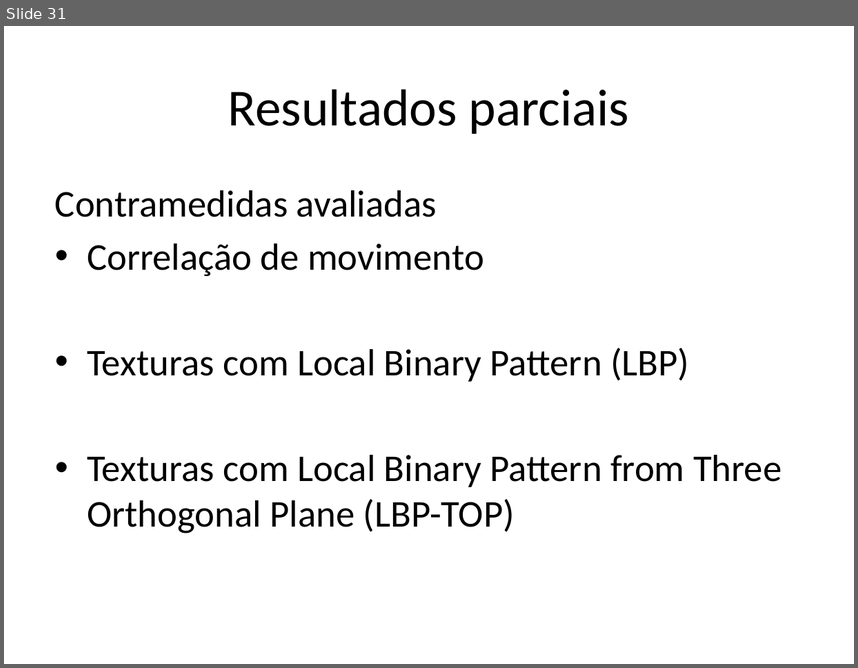
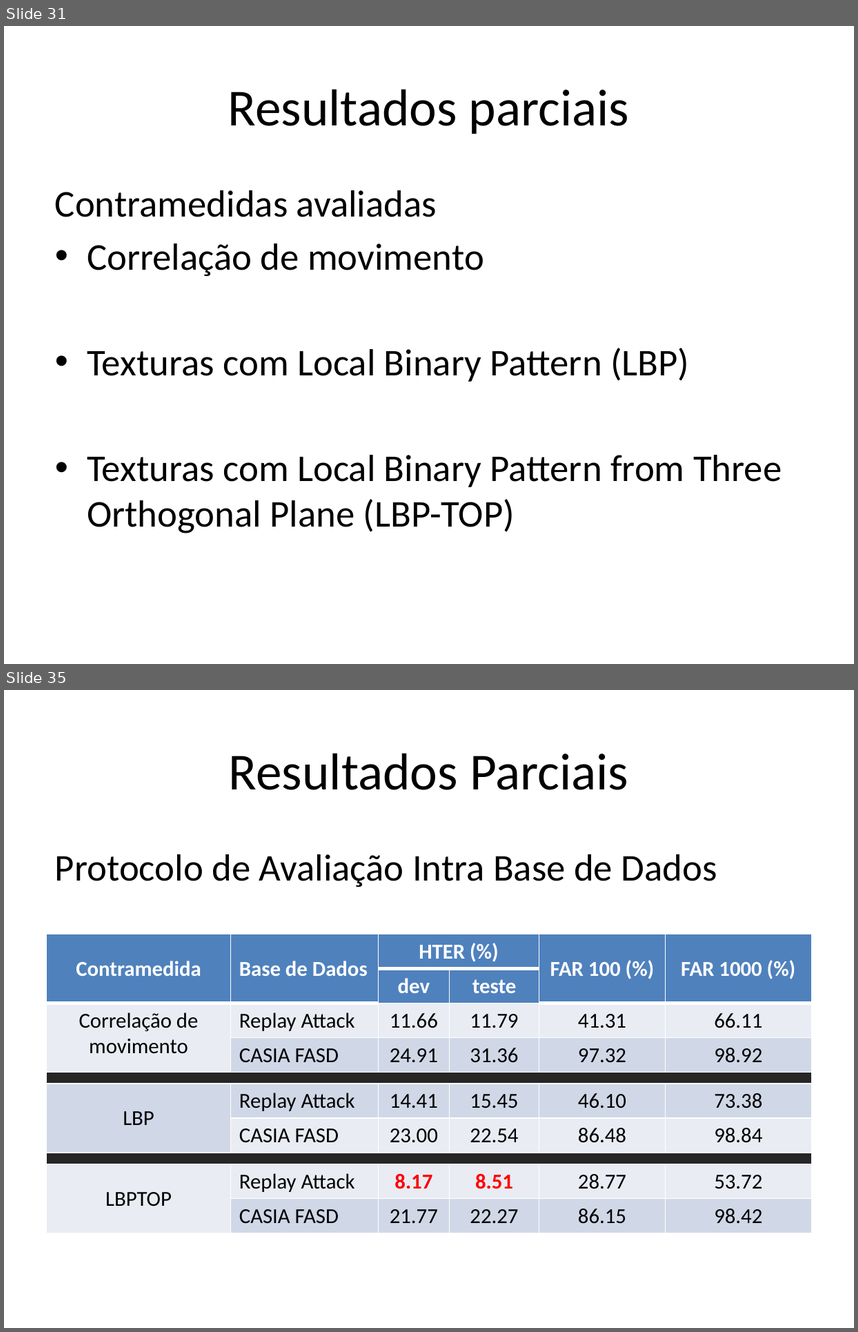
Before and after one commit to tiagofrepereira2012/masters_thesis, a slide deck: qualification/presentation/Presentation.pptx. Shown one above the other, each under a label of ours: slide 31 before the commit, slides 31 and 35 after it; the slides between them are not shown. The pictures are 858x668 and 858x1332 pixels, drawn with LibreOffice and Linux fonts; fonts in the diff are those of the drawing. Boxes give left, top, right and bottom in pixels: in the first picture for what was removed or moved away, otherwise in the second. Text is boxed around its words. In the diff, an @@ line names an element or a change of style, - is before the commit and + after.

```diff
--- a/qualification/presentation/Presentation.pptx
+++ b/qualification/presentation/Presentation.pptx
@@ slide 35 added at (x1=4, y1=690, x2=854, y2=1328), background #FFFFFF @@
@@ title added at (x1=229, y1=753, x2=628, y2=790), 44 pt, text #000000 @@
+Resultados Parciais
@@ text added at (x1=55, y1=854, x2=717, y2=887), 32 pt, text #000000 @@
+Protocolo de Avaliação Intra Base de Dados
@@ table added at (x1=47, y1=934, x2=813, y2=1232), 10 rows, 6 columns @@
+Contramedida | Base de Dados | HTER (%) |  | FAR 100 (%) | FAR 1000 (%)
+ |  | dev | teste |  | 
+Correlação de movimento | Replay Attack | 11.66 | 11.79 | 41.31 | 66.11
+ | CASIA FASD | 24.91 | 31.36 | 97.32 | 98.92
+ |  |  |  |  | 
+LBP | Replay Attack | 14.41 | 15.45 | 46.10 | 73.38
+ | CASIA FASD | 23.00 | 22.54 | 86.48 | 98.84
+ |  |  |  |  | 
+LBPTOP | Replay Attack | 8.17 | 8.51 | 28.77 | 53.72
+ | CASIA FASD | 21.77 | 22.27 | 86.15 | 98.42
```
Also in this commit, not shown: 10 slides changed, 6 other slides added, 2 slides removed.
